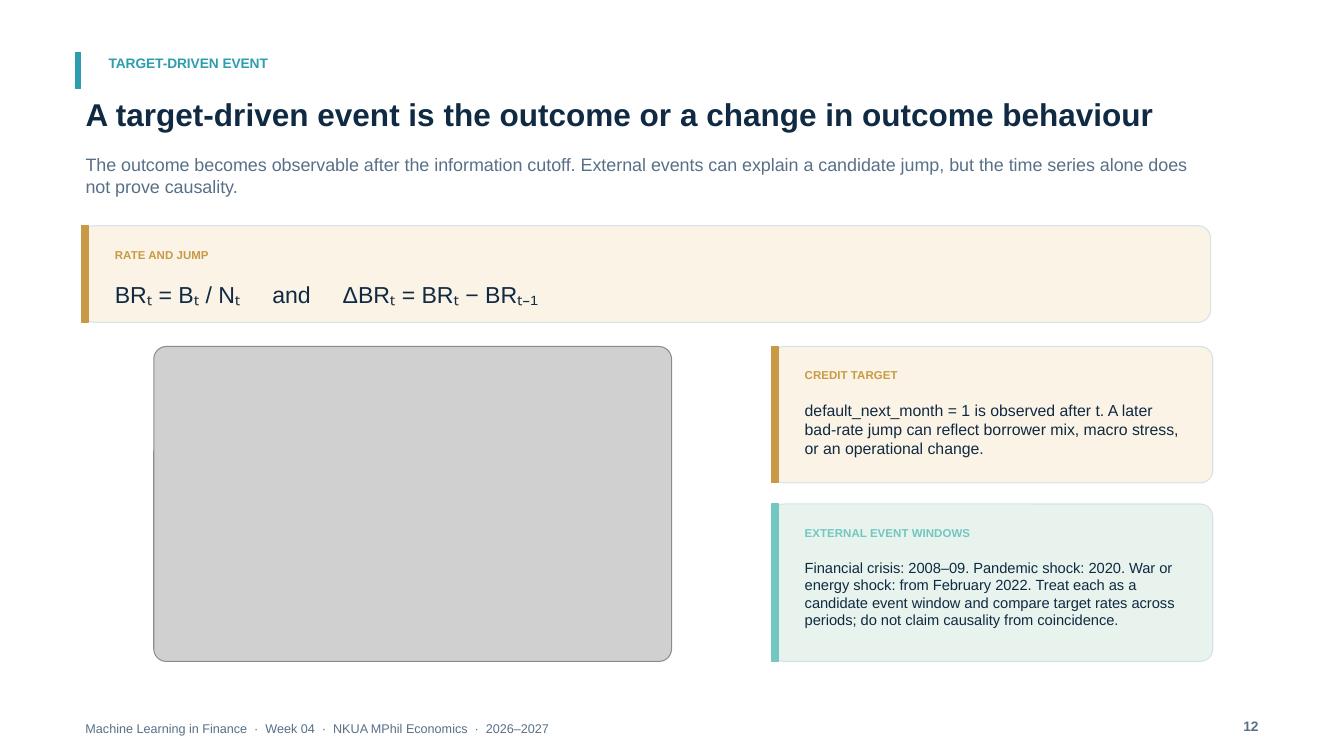
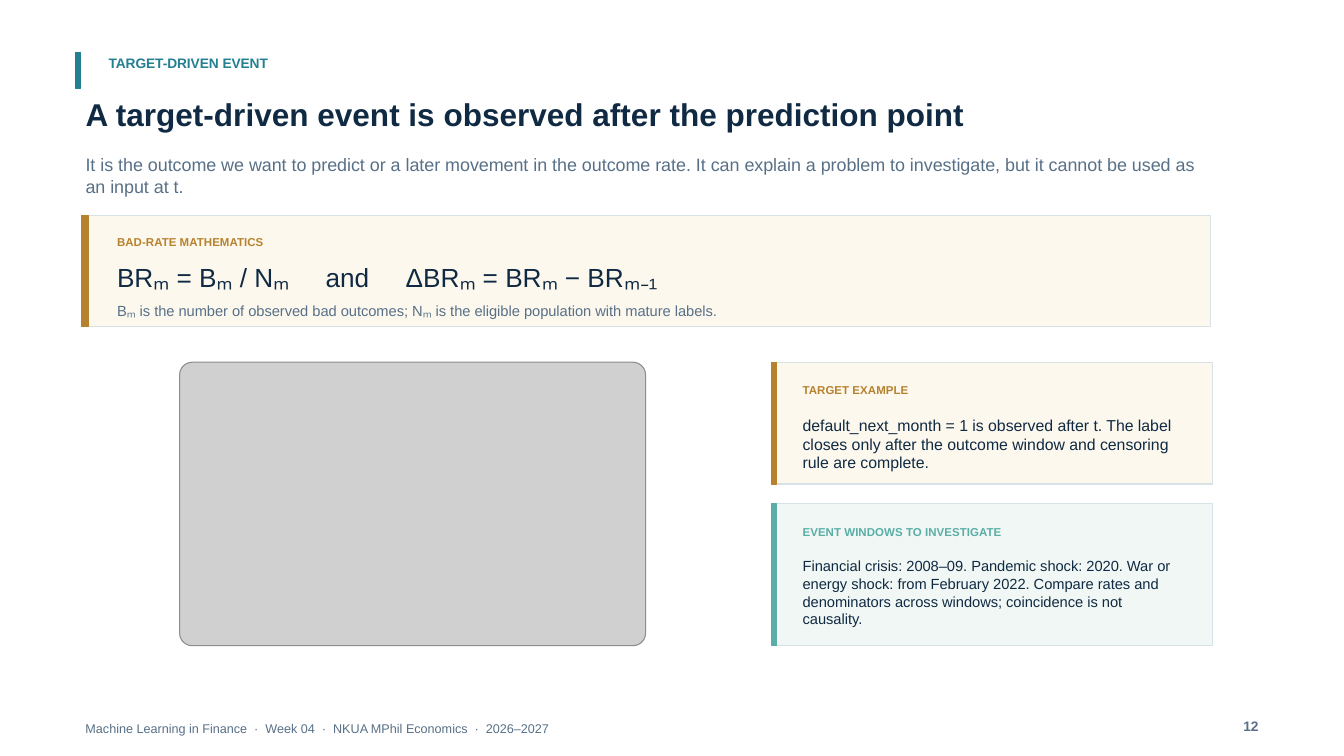
Before and after one commit to fkottas/Teaching-Courses, a slide deck: slide 12 of Machine Learning in Finance/2026-2027/lectures/week-04/slides/Lecture_04_Feature_Engineering_for_Financial_Data_2026-2027.pptx. Drawn at 1344x756 pixels with LibreOffice and Linux fonts; fonts in the diff are those of the drawing; grey boxes stand for pictures. Boxes give left, top, right and bottom in pixels: in the first picture for what was removed or moved away, otherwise in the second. Text is boxed around its words. In the diff, an @@ line names an element or a change of style, - is before the commit and + after.

```diff
--- a/Machine Learning in Finance/2026-2027/lectures/week-04/slides/Lecture_04_Feature_Engineering_for_Financial_Data_2026-2027.pptx
+++ b/Machine Learning in Finance/2026-2027/lectures/week-04/slides/Lecture_04_Feature_Engineering_for_Financial_Data_2026-2027.pptx
@@ rectangle at (x1=76, y1=52, x2=81, y2=88): fill #2D9DB0 to #237F91; outline #2D9DB0 0.75 pt to #237F91 0.75 pt @@
@@ text "TARGET-DRIVEN EVENT" at (x1=109, y1=58, x2=268, y2=68): text colour #2D9DB0 to #237F91 @@
@@ text at (x1=86, y1=103, x2=964, y2=132): text changed @@
-A target-driven event is the outcome or a change in outcome behaviour
+A target-driven event is observed after the prediction point
@@ text at (x1=86, y1=158, x2=1195, y2=197): text changed @@
-The outcome becomes observable after the information cutoff. External events can explain a candidate jump, but the time series alone does not prove causality.
+It is the outcome we want to predict or a later movement in the outcome rate. It can explain a problem to investigate, but it cannot be used as an input at t.
@@ rectangle resized from (x1=82, y1=226, x2=88, y2=323) to (x1=82, y1=216, x2=88, y2=327) @@
@@ rectangle at (x1=82, y1=216, x2=88, y2=327): fill #C99A45 to #B7822E; outline #C99A45 0.75 pt to #B7822E 0.75 pt @@
@@ rectangle resized from (x1=82, y1=226, x2=1211, y2=323) to (x1=82, y1=216, x2=1211, y2=327) @@
@@ rectangle at (x1=82, y1=216, x2=1211, y2=327): rounded rectangle to rectangle; fill #FBF3E5 to #FCF8EE; outline #D6E2E8 0.75 pt to #D8E1E5 0.75 pt @@
@@ text at (x1=117, y1=238, x2=264, y2=246): text changed; text colour #C99A45 to #B7822E @@
-RATE AND JUMP
+BAD-RATE MATHEMATICS
@@ text at (x1=326, y1=268, x2=658, y2=290): text changed; size 16.5 to 18.8 pt @@
-BRₜ = Bₜ / Nₜ and ΔBRₜ = BRₜ − BRₜ₋₁
+BRₘ = Bₘ / Nₘ and ΔBRₘ = BRₘ − BRₘ₋₁
@@ text added at (x1=140, y1=305, x2=717, y2=319), 10.5 pt, text #587087 @@
+Bₘ is the number of observed bad outcomes; Nₘ is the eligible population with mature labels.
@@ rounded rectangle removed at (x1=772, y1=347, x2=1214, y2=483) @@
@@ picture resized from (x1=154, y1=347, x2=673, y2=661) to (x1=179, y1=362, x2=645, y2=645) @@
@@ rectangle at (x1=772, y1=362, x2=777, y2=484): fill #C99A45 to #B7822E; outline #C99A45 0.75 pt to #B7822E 0.75 pt @@
@@ rectangle resized from (x1=772, y1=347, x2=778, y2=483) to (x1=772, y1=362, x2=777, y2=484) @@
@@ rectangle added at (x1=772, y1=362, x2=1214, y2=484), fill #FCF8EE, outline #D8E1E5 0.75 pt @@
@@ text at (x1=803, y1=386, x2=908, y2=394): text changed; text colour #C99A45 to #B7822E @@
-CREDIT TARGET
+TARGET EXAMPLE
@@ text at (x1=803, y1=419, x2=1171, y2=472): text changed @@
-default_next_month = 1 is observed after t. A later bad-rate jump can reflect borrower mix, macro stress, or an operational change.
+default_next_month = 1 is observed after t. The label closes only after the outcome window and censoring rule are complete.
@@ rectangle resized from (x1=772, y1=504, x2=778, y2=661) to (x1=772, y1=504, x2=777, y2=646) @@
@@ rectangle at (x1=772, y1=504, x2=777, y2=646): fill #72C7C0 to #5AAEA7; outline #72C7C0 0.75 pt to #5AAEA7 0.75 pt @@
@@ rounded rectangle removed at (x1=772, y1=504, x2=1214, y2=661) @@
@@ rectangle added at (x1=772, y1=504, x2=1214, y2=646), fill #F1F7F4, outline #D8E1E5 0.75 pt @@
@@ text at (x1=803, y1=528, x2=1001, y2=536): text changed; text colour #72C7C0 to #5AAEA7 @@
-EXTERNAL EVENT WINDOWS
+EVENT WINDOWS TO INVESTIGATE
@@ text at (x1=803, y1=560, x2=1170, y2=627): text changed @@
-Financial crisis: 2008–09. Pandemic shock: 2020. War or energy shock: from February 2022. Treat each as a candidate event window and compare target rates across periods; do not claim causality from coincidence.
+Financial crisis: 2008–09. Pandemic shock: 2020. War or energy shock: from February 2022. Compare rates and denominators across windows; coincidence is not causality.
```
Also in this commit, not shown: 88 other slides changed, 1 slide added, 1 slide removed, 4 other files.
